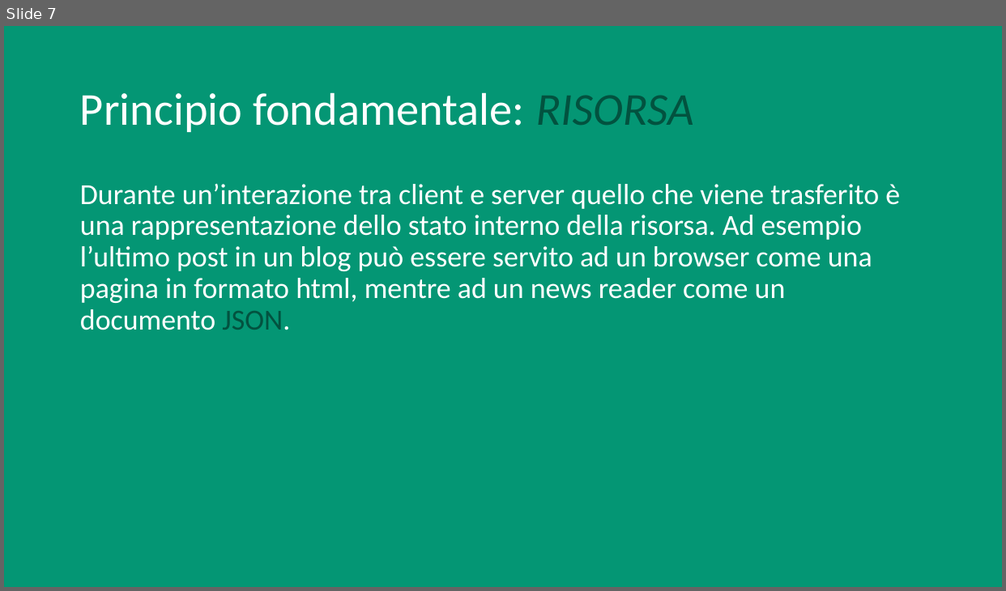
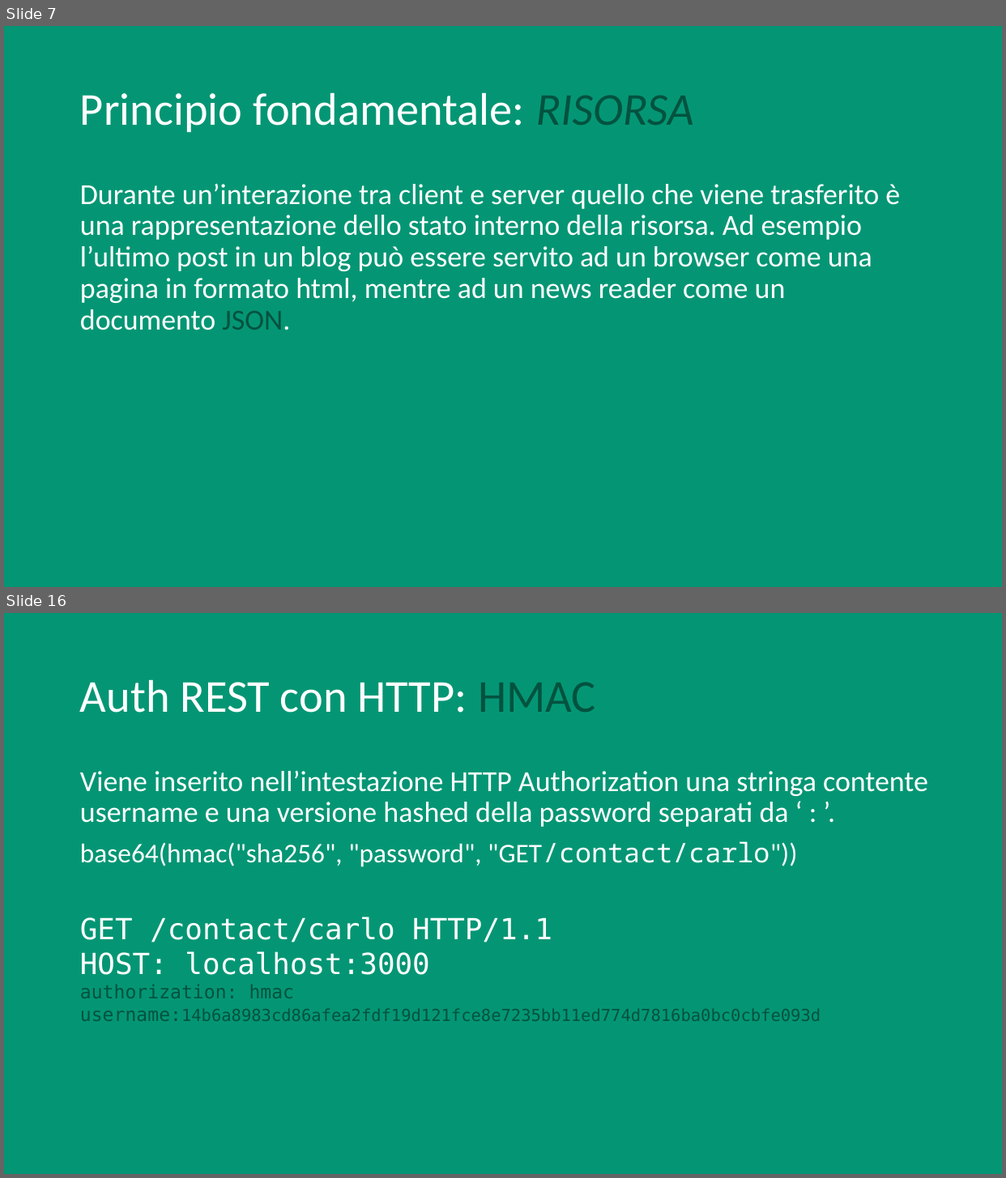
Before and after one commit to vassallocarlo/Tesi-RESTful, a slide deck: REST.pptx. Shown one above the other, each under a label of ours: slide 7 before the commit, slides 7 and 16 after it; the slides between them are not shown. The pictures are 1006x591 and 1006x1178 pixels, drawn with LibreOffice and Linux fonts; fonts in the diff are those of the drawing. Boxes give left, top, right and bottom in pixels: in the first picture for what was removed or moved away, otherwise in the second. Text is boxed around its words. In the diff, an @@ line names an element or a change of style, - is before the commit and + after.

Commit message:
rest auth

```diff
--- a/REST.pptx
+++ b/REST.pptx
@@ slide 16 added at <box>4,613,1002,1174</box>, background #049674 @@
@@ title added at <box>80,679,596,713</box>, 44 pt, text #FFFFFF @@
+Auth REST con HTTP: HMAC
@@ text added at <box>80,770,928,1021</box>, 28 pt, text #FFFFFF @@
+Viene inserito nell’intestazione HTTP Authorization una stringa contente username e una versione hashed della password separati da ‘ : ’.
+base64(hmac("sha256", "password", "GET/contact/carlo"))
+GET /contact/carlo HTTP/1.1
+HOST: localhost:3000
+authorization: hmac username:14b6a8983cd86afea2fdf19d121fce8e7235bb11ed774d7816ba0bc0cbfe093d
```
Also in this commit, not shown: 3 slides changed, 6 other slides added, 4 other files.
